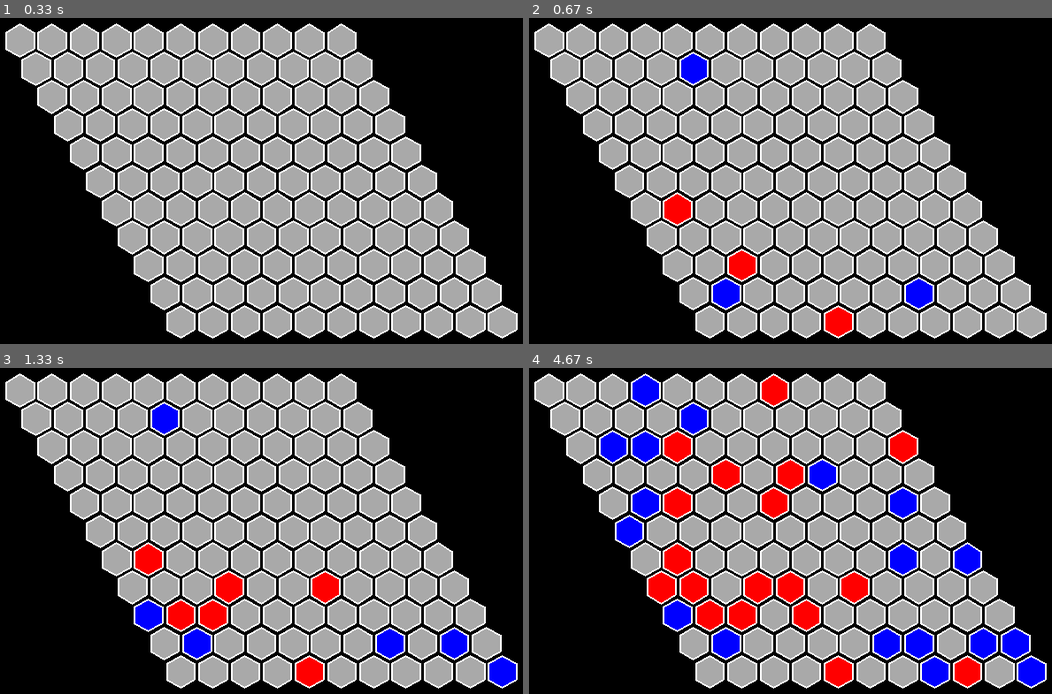
Above: before the commit, frames 1-4 (two rows, left to right).
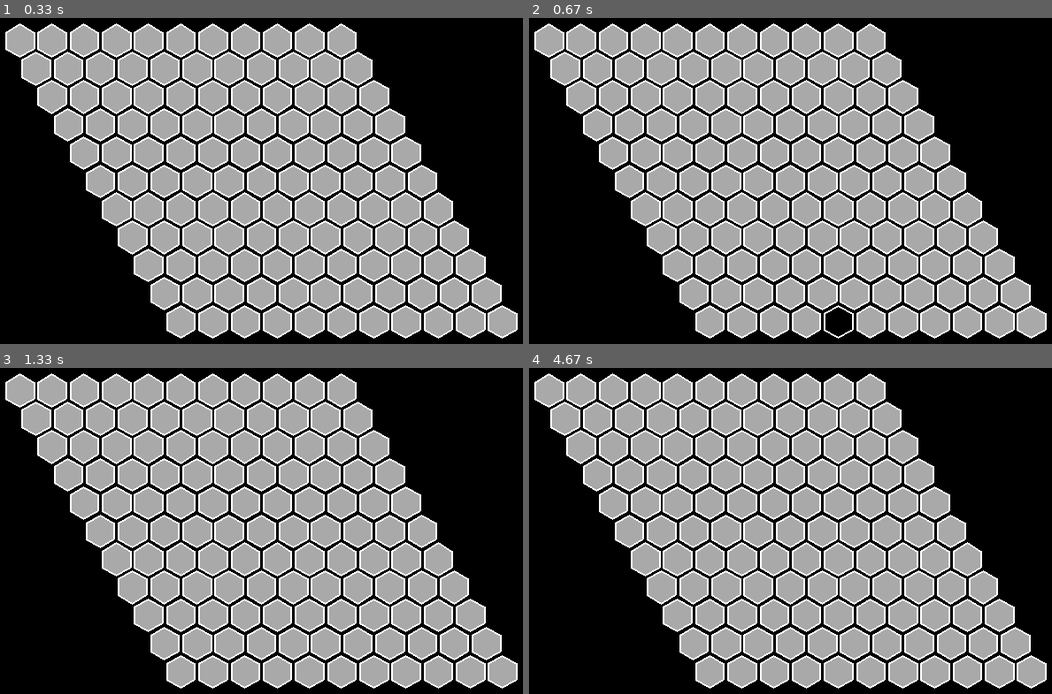
Above: after the commit, the same moments.

Repository: atpugh20/hex-pygame
Game: pygame game, started from main.py
The game is run twice, just before and just after one commit, with the same random seed, the same clock (stepped at 60 frames per second) and the same inputs.
Inputs (mouse positions are in pixels of both pictures, inside the frame that each line leads up to):
- Up to frame 1 (0.33 s): no input
- Up to frame 2 (0.67 s): press the mouse at (664, 203) at 0.37 s; move the mouse to (753, 262) at 0.47 s; release the mouse at (842, 317) at 0.6 s
- Up to frame 3 (1.33 s): press the mouse at (135, 553) at 0.7 s; move the mouse to (230, 576) at 0.8 s; release the mouse at (324, 596) at 0.93 s; press the mouse at (135, 553) at 1.03 s; move the mouse to (183, 622) at 1.13 s; release the mouse at (235, 687) at 1.27 s
- Up to frame 4 (4.67 s): press the mouse at (664, 553) at 1.37 s; move the mouse to (795, 592) at 1.47 s; release the mouse at (926, 635) at 1.6 s; press the mouse at (664, 553) at 1.7 s; move the mouse to (816, 622) at 1.8 s; release the mouse at (973, 690) at 1.93 s; press the mouse at (664, 553) at 2.03 s; move the mouse to (780, 508) at 2.13 s; release the mouse at (900, 459) at 2.27 s; press the mouse at (664, 553) at 2.37 s; move the mouse to (785, 488) at 2.47 s; release the mouse at (910, 420) at 2.6 s; press the mouse at (664, 553) at 2.7 s; move the mouse to (670, 508) at 2.8 s; release the mouse at (675, 459) at 2.93 s; press the mouse at (664, 553) at 3.03 s; move the mouse to (644, 651) at 3.13 s; release the mouse at (outside the picture) at 3.27 s; press the mouse at (664, 553) at 3.37 s; move the mouse to (675, 573) at 3.47 s; release the mouse at (685, 592) at 3.6 s; press the mouse at (664, 553) at 3.7 s; move the mouse to (806, 615) at 3.8 s; release the mouse at (952, 677) at 3.93 s; press the mouse at (664, 553) at 4.03 s; move the mouse to (712, 472) at 4.13 s; release the mouse at (759, 390) at 4.27 s; press the mouse at (664, 553) at 4.37 s; move the mouse to (659, 596) at 4.47 s; release the mouse at (659, 638) at 4.6 s

Frame 1 is identical in both runs. In frame 2, 2.1% of the frame differs, in the area x 25-78%, y 10-98%; in frame 3, 4.2%; in frame 4, 13%, in the area x 13-99%, y 2-98%.

Commit message:
started CPU simulations
current bug: sims draw to visual board

Diff:
--- a/board.py
+++ b/board.py
@@ -1,4 +1,5 @@
 from tile import Tile
+import random
 import math as m
 
 
@@ -21,6 +22,7 @@
         self.board_width = self.board_height + 2 * self.tile_size * m.floor(self.dimension / 2)
 
         self.tiles = []
+        self.empty_color = "darkgrey"
         self.fill_tiles()
 
     def fill_tiles(self):
@@ -38,7 +40,8 @@
                                        self.y + y_add + self.tile_size * i * 1.75,
                                        self.tile_size,
                                        i * self.dimension + j,
-                                       self.dimension))
+                                       self.dimension,
+                                       self.empty_color))
             x_add += self.tile_size
 
     def draw(self, surface):
@@ -54,7 +57,7 @@
         '''
         for tile in self.tiles:
             tile.visited = False
-            tile.color = "darkgrey"
+            tile.color = self.empty_color
 
     def filled(self):
         '''
@@ -66,7 +69,22 @@
         return True
 
     def check_winner(self, color, tiles):
-        pass
+        '''
+        * Uses the color's starting wall to find a path to the opposite wall.
+        '''
+        interval = 1
+        if color == "blue":
+            interval = self.dimension
+
+        # Clear visited
+        for tile in tiles:
+            tile.visited = False
+
+        # Begin checking from the color's start wall
+        for i in range(0, interval * self.dimension, interval):
+            if self.find_path(color, i, tiles):
+                return True
+        return False
 
     def find_path(self, color, label, tiles):
         '''
@@ -80,9 +98,9 @@
             tile.visited = True
 
             # Check if opposite wall has been reached
-            if tile.color == "red" and tile.y == self.dimension - 1:
+            if tile.color == "red" and tile.label // self.dimension == self.dimension - 1:
                 return True
-            if tile.color == "blue" and tile.x == self.dimension - 1:
+            if tile.color == "blue" and tile.label % self.dimension == self.dimension - 1:
                 return True
 
             # Check adjacent nodes
@@ -107,3 +125,62 @@
 
         # If a path is not found
         return False
+
+    def simulate_moves(self, sim_num, current_color, other_color):
+        '''
+        * Simulates 'sim_num' matches for each move that can be made on the
+        * current turn. Returns the tile label with the most simulated wins.
+        * The larger 'sim_num' is, the better the move will be. This is used
+        * to determine the next move for the CPU.
+        '''
+        rates = [0] * len(self.tiles)
+        empty_tiles = -1
+        first_color = current_color
+
+        # Get number of empty tiles
+        for t in self.tiles:
+            if t.color == self.empty_color:
+                empty_tiles += 1
+
+        # Runs simulations with every possible move that can be made
+        for i in range(len(self.tiles)):
+            # If the current tile is not empty, move to next
+            if self.tiles[i].color != self.empty_color:
+                continue
+
+            sim_tiles_t = self.tiles[:]
+            print(id(sim_tiles_t), id(self.tiles))
+            sim_tiles_t[i].color = current_color
+            wins = 0
+
+            # Simulate 'sim_num' matches with the move
+            for j in range(sim_num):
+                sim_tiles = sim_tiles_t[:]
+
+                # Randomly fill in every space, alternating colors
+                for k in range(empty_tiles):
+                    # Randomly fill empty space
+                    while True:
+                        r_index = random.randint(0, len(self.tiles) - 1)
+                        if sim_tiles[r_index].color == self.empty_color:
+                            sim_tiles[r_index].color = current_color
+                            break
+
+                    # Alternate colors
+                    temp = current_color
+                    current_color = other_color
+                    other_color = temp
+
+                # Increment over wins when the player wins with the move
+                if self.check_winner(first_color, sim_tiles):
+                    wins += 1
+            rates[i] = wins
+
+        # Return the move with the most simulated wins
+        biggest = 0
+        biggest_index = 0
+        for i in range(len(rates)):
+            if rates[i] > biggest:
+                biggest = rates[i]
+                biggest_index = i
+        return biggest_index
--- /dev/null
+++ b/hex.py
@@ -0,0 +1,63 @@
+import pygame as pg
+from board import Board
+import random
+
+
+def hex(surface, clock, sW, sH):
+    '''
+    * Runs the game loop for the standard PvE Hex Game.
+    '''
+    running = True
+    FPS = 60
+    BOARD_DIMENSION = 11
+    board = Board(0, 0, BOARD_DIMENSION, sW, sH)
+    user_turn = True
+    cpu_turn = False
+    user_color = "red"
+    cpu_color = "blue"
+
+    sim_moves = 1
+
+    # Game Loop
+    while running:
+        for event in pg.event.get():
+            if event.type == pg.QUIT:
+                running = False
+
+        # Clear and draw board
+        surface.fill("black")
+        board.draw(surface)
+
+        # User Turn
+        if user_turn:
+            m_pos = pg.mouse.get_pos()
+            for tile in board.tiles:
+                if (
+                    not tile.filled() and
+                    tile.hovered(m_pos[0], m_pos[1]) and
+                    pg.mouse.get_pressed()[0]
+                ):
+                    user_turn = False
+                    cpu_turn = True
+                    tile.color = user_color
+        if board.check_winner(user_color, board.tiles):
+            board.clear()
+            temp = user_color
+            user_color = cpu_color
+            cpu_color = temp
+
+        # CPU Turn
+        if cpu_turn:
+            choice = board.simulate_moves(sim_moves, cpu_color, user_color)
+            board.tiles[choice].color = cpu_color
+            user_turn = True
+            cpu_turn = False
+        if board.check_winner(cpu_color, board.tiles):
+            board.clear()
+            temp = user_color
+            user_color = cpu_color
+            cpu_color = temp
+
+        # Display surface and set FPS
+        pg.display.flip()
+        clock.tick(FPS)
--- a/main.py
+++ b/main.py
@@ -1,6 +1,5 @@
 import pygame as pg
-from board import Board
-import random
+from hex import hex
 
 
 def main():
@@ -10,64 +9,9 @@
     sH = 600
     screen = pg.display.set_mode((sW, sH))
     clock = pg.time.Clock()
-    running = True
 
-    FPS = 60
-    BOARD_DIMENSION = 11
-    board = Board(0, 0, BOARD_DIMENSION, sW, sH)
-    user_turn = True
-    cpu_turn = False
-    user_color = "red"
-    cpu_color = "blue"
+    hex(screen, clock, sW, sH)
 
-    # Game Loop
-    while running:
-        for event in pg.event.get():
-            if event.type == pg.QUIT:
-                running = False
-
-        # Clear and draw board
-        screen.fill("black")
-        board.draw(screen)
-
-        # User Turn
-        if user_turn:
-            m_pos = pg.mouse.get_pos()
-            for tile in board.tiles:
-                if (
-                    not tile.filled() and
-                    tile.hovered(m_pos[0], m_pos[1]) and
-                    pg.mouse.get_pressed()[0]
-                ):
-                    user_turn = False
-                    cpu_turn = True
-                    tile.color = user_color
-        if board.filled():
-            board.clear()
-            temp = user_color
-            user_color = cpu_color
-            cpu_color = temp
-
-        # CPU Turn
-        if cpu_turn:
-            while True:
-                choice = random.choice(board.tiles)
-                if not choice.filled():
-                    choice.color = cpu_color
-                    user_turn = True
-                    cpu_turn = False
-                    break
-        if board.filled():
-            board.clear()
-            temp = user_color
-            user_color = cpu_color
-            cpu_color = temp
-
-        # Display surface and set FPS
-        pg.display.flip()
-        clock.tick(FPS)
-
-    # End game after the game loop ends
     pg.quit()
 
 
--- /dev/null
+++ b/menus.py
@@ -0,0 +1,9 @@
+import pygame as pg
+
+
+def main_menu(surface, clock, sW, sH):
+    pass
+
+
+def match_result_menu(surface, clock, sW, sH):
+    pass
--- a/tile.py
+++ b/tile.py
@@ -8,7 +8,7 @@
     * color. The color indicates which player put the piece on the tile.
     '''
 
-    def __init__(self, x, y, size, label, dimension):
+    def __init__(self, x, y, size, label, dimension, empty_color):
         # Game Logic Attributes
         self.label = label
         self.visited = False
@@ -26,7 +26,7 @@
         # Visual Attributes
         self.x = x
         self.y = y
-        self.color = "darkgrey"
+        self.color = empty_color
         self.size = size
         self.alt_size = m.sqrt(self.size**2 - (self.size * 0.5)**2)
         self.half_size = self.size * 0.5
Empty file removed: gameplay.py
